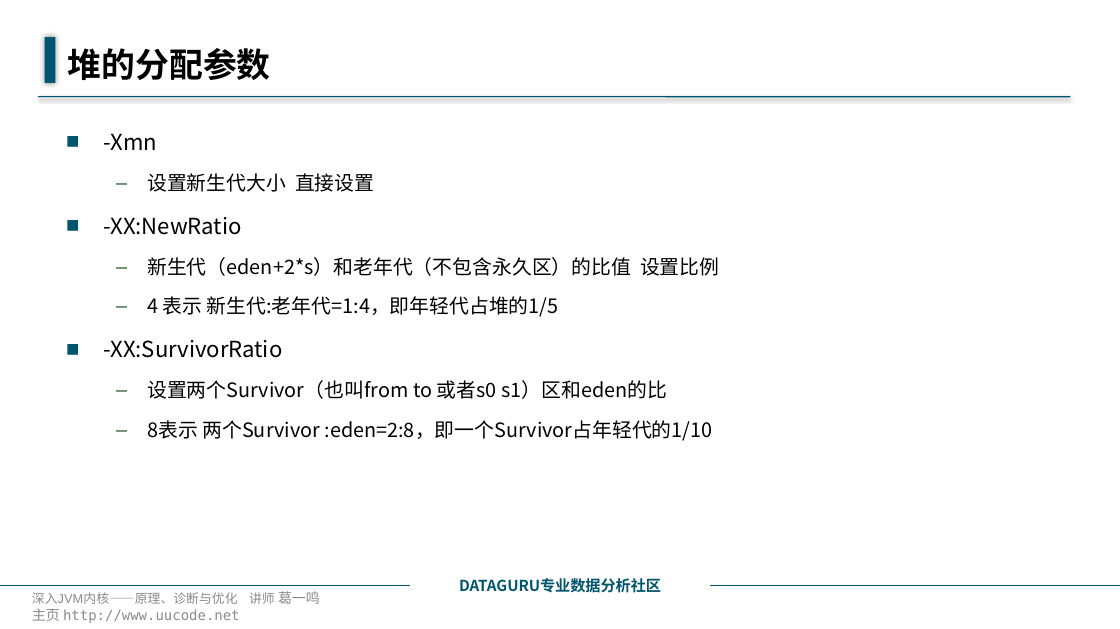
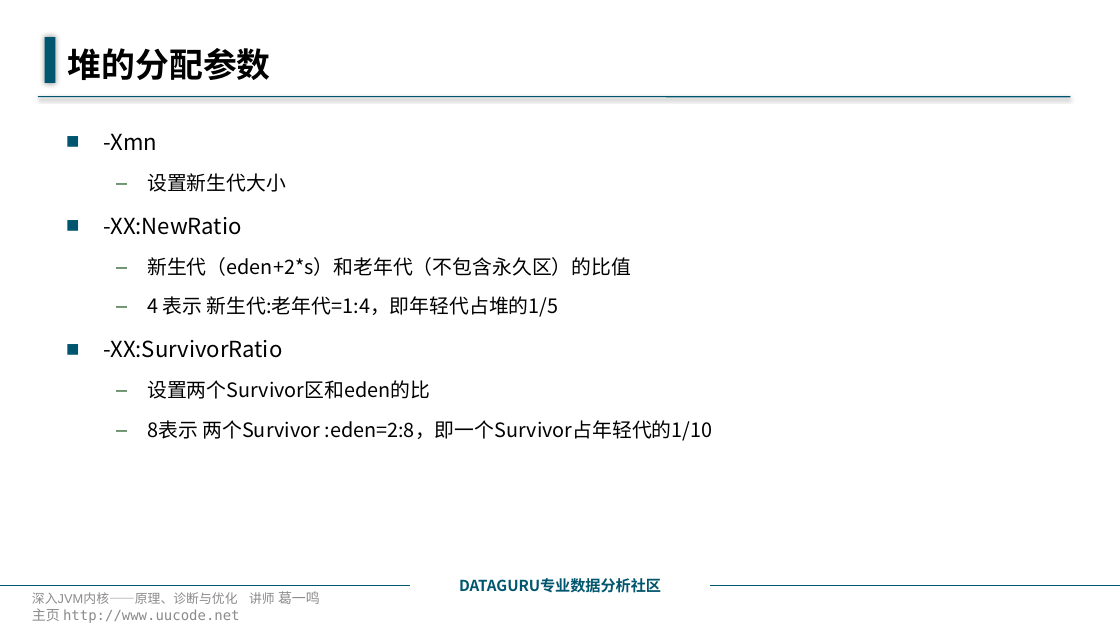
Before and after one commit to 1606884098/javabase, a slide deck: slide 14 of javabase1Jvm/src/main/java/com/javabase/jvm1runtime/runtimeDetail/3.常用JVM配置参数.pptx. Drawn at 1120x629 pixels with LibreOffice and Linux fonts; fonts in the diff are those of the drawing; background and template pictures are left out. Boxes give left, top, right and bottom in pixels: in the first picture for what was removed or moved away, otherwise in the second. Text is boxed around its words. In the diff, an @@ line names an element or a change of style, - is before the commit and + after.

```diff
--- a/javabase1Jvm/src/main/java/com/javabase/jvm1runtime/runtimeDetail/3.常用JVM配置参数.pptx
+++ b/javabase1Jvm/src/main/java/com/javabase/jvm1runtime/runtimeDetail/3.常用JVM配置参数.pptx
@@ text at bbox=[147, 173, 286, 192]: text changed @@
-  – 设置新生代大小 直接设置
+  – 设置新生代大小
@@ text at bbox=[147, 257, 631, 276]: text changed @@
-  – 新生代（eden+2*s）和老年代（不包含永久区）的比值 设置比例
+  – 新生代（eden+2*s）和老年代（不包含永久区）的比值
@@ text at bbox=[147, 380, 430, 399]: text changed @@
-  – 设置两个Survivor（也叫from to 或者s0 s1）区和eden的比
+  – 设置两个Survivor区和eden的比
```
Also in this commit, not shown: 1 other slide changed, 5 other files.
